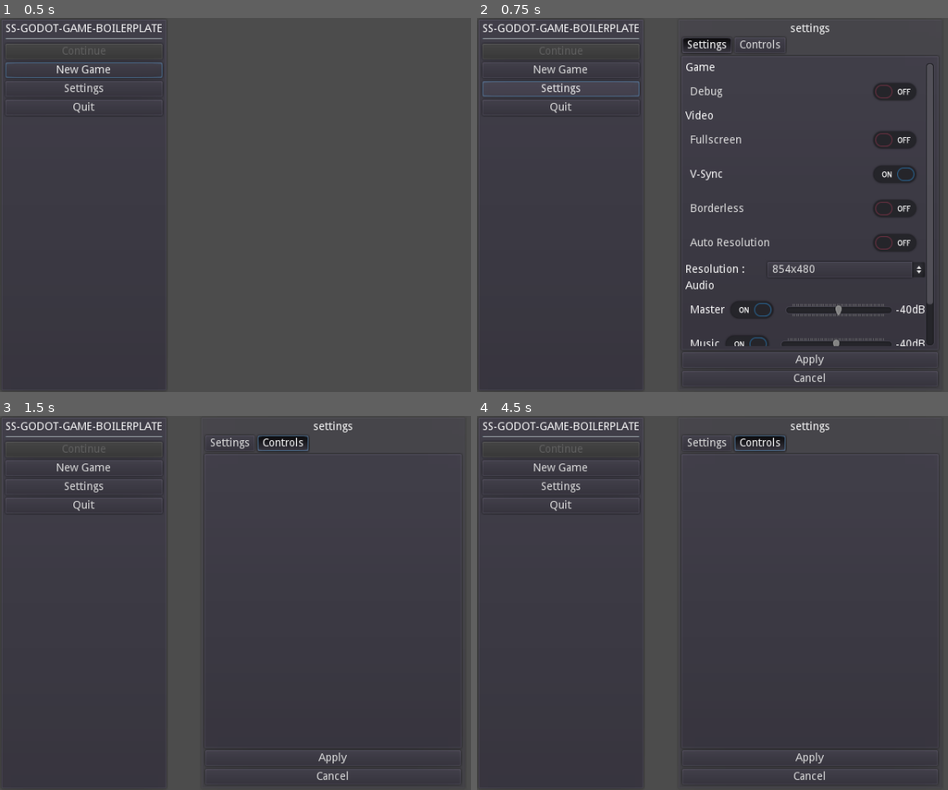
Above: before the commit, frames 1-4 (two rows, left to right).
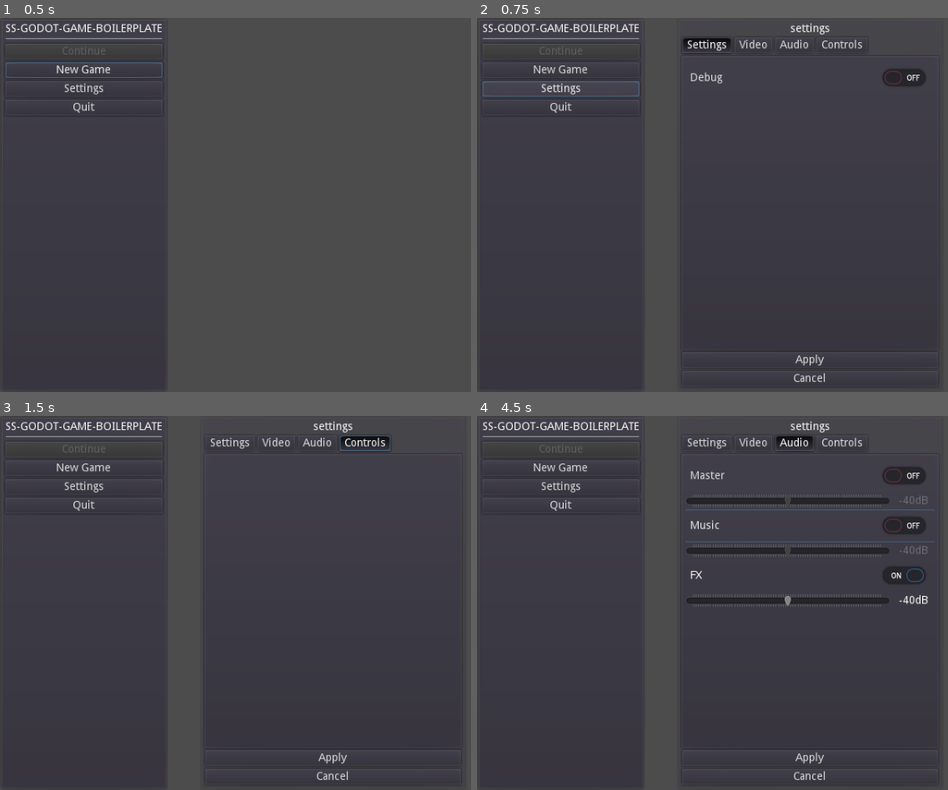
Above: after the commit, the same moments.

Repository: stalematestudio/ss-godot-game-boilerplate
Game: Godot game, scene res://scenes/main_menu/MainMenu.tscn
The game is run twice, just before and just after one commit, with the same random seed, the same clock (stepped at 60 frames per second) and the same inputs.
Inputs (mouse positions are in pixels of both pictures, inside the frame that each line leads up to):
- Up to frame 1 (0.5 s): no input
- Up to frame 2 (0.75 s): click "Settings" at 0.5 s
- Up to frame 3 (1.5 s): click "Controls" at 1.25 s
- Up to frame 4 (4.5 s): click (754, 442) at 2 s, where only the run after the commit has a clickable "Video"; click (792, 442) at 2.75 s, where only the run after the commit has a clickable "Audio"; click (811, 475) at 3.5 s, where only the run after the commit has a clickable "Master"; click (811, 524) at 4.25 s, where only the run after the commit has a clickable "Music"

Frame 1 is identical in both runs. In frame 2, 4.0% of the frame differs, in the area x 44-97%, y 5-88%; in frame 3, 0.7%; in frame 4, 4.5%, in the area x 44-98%, y 5-52%.

Commit message:
Fixed: https://github.com/stalematestudio/ss-godot-game-boilerplate/issues/6#issue-673081099

Diff:
--- a/scenes/main_menu/MainMenu.tscn
+++ b/scenes/main_menu/MainMenu.tscn
@@ -84,3 +84,6 @@
 __meta__ = {
 "_edit_use_anchors_": false
 }
+
+[node name="FX_Player" type="AudioStreamPlayer" parent="."]
+bus = "FX"
--- a/scenes/settings/Settings.tscn
+++ b/scenes/settings/Settings.tscn
@@ -50,9 +50,33 @@
 "_edit_use_anchors_": false
 }
 
+[node name="Video_Tab_Button" type="Button" parent="VBC/Tab_Buttons"]
+margin_left = 67.0
+margin_right = 115.0
+margin_bottom = 20.0
+theme = ExtResource( 3 )
+toggle_mode = true
+group = ExtResource( 2 )
+text = "Video"
+__meta__ = {
+"_edit_use_anchors_": false
+}
+
+[node name="Audio_Tab_Button" type="Button" parent="VBC/Tab_Buttons"]
+margin_left = 119.0
+margin_right = 168.0
+margin_bottom = 20.0
+theme = ExtResource( 3 )
+toggle_mode = true
+group = ExtResource( 2 )
+text = "Audio"
+__meta__ = {
+"_edit_use_anchors_": false
+}
+
 [node name="Controls_Tab_Button" type="Button" parent="VBC/Tab_Buttons"]
-margin_left = 67.0
-margin_right = 132.0
+margin_left = 172.0
+margin_right = 237.0
 margin_bottom = 20.0
 theme = ExtResource( 3 )
 toggle_mode = true
@@ -72,6 +96,7 @@
 use_hidden_tabs_for_min_size = true
 
 [node name="Settings_Tab" type="Tabs" parent="VBC/Settings_Tabs"]
+visible = false
 anchor_right = 1.0
 anchor_bottom = 1.0
 margin_left = 4.0
@@ -91,241 +116,21 @@
 }
 
 [node name="Settings_VBC" type="VBoxContainer" parent="VBC/Settings_Tabs/Settings_Tab/Settings_Scroll"]
-margin_right = 307.0
-margin_bottom = 426.0
-size_flags_horizontal = 3
-theme = ExtResource( 3 )
-__meta__ = {
-"_edit_use_anchors_": false
-}
-
-[node name="Game" type="Label" parent="VBC/Settings_Tabs/Settings_Tab/Settings_Scroll/Settings_VBC"]
-margin_right = 307.0
-margin_bottom = 14.0
-theme = ExtResource( 3 )
-text = "Game"
+margin_right = 319.0
+margin_bottom = 40.0
+size_flags_horizontal = 3
+theme = ExtResource( 3 )
+__meta__ = {
+"_edit_use_anchors_": false
+}
 
 [node name="Debug_CheckButton" type="CheckButton" parent="VBC/Settings_Tabs/Settings_Tab/Settings_Scroll/Settings_VBC"]
-margin_top = 18.0
-margin_right = 307.0
-margin_bottom = 58.0
+margin_right = 319.0
+margin_bottom = 40.0
 theme = ExtResource( 3 )
 text = "Debug"
 
-[node name="Video" type="Label" parent="VBC/Settings_Tabs/Settings_Tab/Settings_Scroll/Settings_VBC"]
-margin_top = 62.0
-margin_right = 307.0
-margin_bottom = 76.0
-theme = ExtResource( 3 )
-text = "Video"
-
-[node name="FullScreen_CheckButton" type="CheckButton" parent="VBC/Settings_Tabs/Settings_Tab/Settings_Scroll/Settings_VBC"]
-margin_top = 80.0
-margin_right = 307.0
-margin_bottom = 120.0
-theme = ExtResource( 3 )
-text = "Fullscreen"
-
-[node name="VSync_CheckButton" type="CheckButton" parent="VBC/Settings_Tabs/Settings_Tab/Settings_Scroll/Settings_VBC"]
-margin_top = 124.0
-margin_right = 307.0
-margin_bottom = 164.0
-theme = ExtResource( 3 )
-text = "V-Sync"
-
-[node name="Borderless_CheckButton" type="CheckButton" parent="VBC/Settings_Tabs/Settings_Tab/Settings_Scroll/Settings_VBC"]
-margin_top = 168.0
-margin_right = 307.0
-margin_bottom = 208.0
-theme = ExtResource( 3 )
-text = "Borderless"
-
-[node name="ResolutionAuto_CheckButton" type="CheckButton" parent="VBC/Settings_Tabs/Settings_Tab/Settings_Scroll/Settings_VBC"]
-margin_top = 212.0
-margin_right = 307.0
-margin_bottom = 252.0
-theme = ExtResource( 3 )
-text = "Auto Resolution"
-
-[node name="Resolution_HBC" type="HBoxContainer" parent="VBC/Settings_Tabs/Settings_Tab/Settings_Scroll/Settings_VBC"]
-margin_top = 256.0
-margin_right = 307.0
-margin_bottom = 276.0
-theme = ExtResource( 3 )
-
-[node name="Resolution_Label" type="Label" parent="VBC/Settings_Tabs/Settings_Tab/Settings_Scroll/Settings_VBC/Resolution_HBC"]
-margin_top = 3.0
-margin_right = 101.0
-margin_bottom = 17.0
-size_flags_horizontal = 3
-size_flags_stretch_ratio = 0.5
-theme = ExtResource( 3 )
-text = "Resolution : "
-__meta__ = {
-"_edit_use_anchors_": false
-}
-
-[node name="Resolution_Option" type="OptionButton" parent="VBC/Settings_Tabs/Settings_Tab/Settings_Scroll/Settings_VBC/Resolution_HBC"]
-margin_left = 105.0
-margin_right = 307.0
-margin_bottom = 20.0
-size_flags_horizontal = 3
-theme = ExtResource( 3 )
-
-[node name="Audio" type="Label" parent="VBC/Settings_Tabs/Settings_Tab/Settings_Scroll/Settings_VBC"]
-margin_top = 280.0
-margin_right = 307.0
-margin_bottom = 294.0
-theme = ExtResource( 3 )
-text = "Audio"
-
-[node name="Master_HBC" type="HBoxContainer" parent="VBC/Settings_Tabs/Settings_Tab/Settings_Scroll/Settings_VBC"]
-margin_top = 298.0
-margin_right = 307.0
-margin_bottom = 338.0
-size_flags_horizontal = 3
-theme = ExtResource( 3 )
-
-[node name="Master_CheckButton" type="CheckButton" parent="VBC/Settings_Tabs/Settings_Tab/Settings_Scroll/Settings_VBC/Master_HBC"]
-margin_right = 124.0
-margin_bottom = 40.0
-size_flags_horizontal = 3
-size_flags_stretch_ratio = 0.5
-theme = ExtResource( 3 )
-text = "Master"
-__meta__ = {
-"_edit_use_anchors_": false
-}
-
-[node name="Master_Slider" type="HSlider" parent="VBC/Settings_Tabs/Settings_Tab/Settings_Scroll/Settings_VBC/Master_HBC"]
-margin_left = 128.0
-margin_right = 286.0
-margin_bottom = 40.0
-size_flags_horizontal = 3
-size_flags_vertical = 1
-theme = ExtResource( 3 )
-min_value = -80.0
-max_value = 0.0
-step = 0.5
-value = -40.0
-rounded = true
-tick_count = 50
-__meta__ = {
-"_edit_use_anchors_": false
-}
-
-[node name="Master_Value" type="Label" parent="VBC/Settings_Tabs/Settings_Tab/Settings_Scroll/Settings_VBC/Master_HBC"]
-margin_left = 290.0
-margin_right = 307.0
-margin_bottom = 40.0
-size_flags_horizontal = 3
-size_flags_vertical = 1
-size_flags_stretch_ratio = 0.1
-theme = ExtResource( 3 )
-text = "dB"
-align = 1
-valign = 1
-__meta__ = {
-"_edit_use_anchors_": false
-}
-
-[node name="Music_HBC" type="HBoxContainer" parent="VBC/Settings_Tabs/Settings_Tab/Settings_Scroll/Settings_VBC"]
-margin_top = 342.0
-margin_right = 307.0
-margin_bottom = 382.0
-size_flags_horizontal = 3
-theme = ExtResource( 3 )
-
-[node name="Music_CheckButton" type="CheckButton" parent="VBC/Settings_Tabs/Settings_Tab/Settings_Scroll/Settings_VBC/Music_HBC"]
-margin_right = 118.0
-margin_bottom = 40.0
-size_flags_horizontal = 3
-size_flags_stretch_ratio = 0.5
-theme = ExtResource( 3 )
-text = "Music"
-__meta__ = {
-"_edit_use_anchors_": false
-}
-
-[node name="Music_Slider" type="HSlider" parent="VBC/Settings_Tabs/Settings_Tab/Settings_Scroll/Settings_VBC/Music_HBC"]
-margin_left = 122.0
-margin_right = 286.0
-margin_bottom = 40.0
-size_flags_horizontal = 3
-size_flags_vertical = 1
-theme = ExtResource( 3 )
-min_value = -80.0
-max_value = 0.0
-step = 0.5
-value = -40.0
-rounded = true
-tick_count = 50
-__meta__ = {
-"_edit_use_anchors_": false
-}
-
-[node name="Music_Value" type="Label" parent="VBC/Settings_Tabs/Settings_Tab/Settings_Scroll/Settings_VBC/Music_HBC"]
-margin_left = 290.0
-margin_right = 307.0
-margin_bottom = 40.0
-size_flags_horizontal = 3
-size_flags_vertical = 1
-size_flags_stretch_ratio = 0.1
-theme = ExtResource( 3 )
-text = "dB"
-align = 1
-valign = 1
-__meta__ = {
-"_edit_use_anchors_": false
-}
-
-[node name="FX_HBC" type="HBoxContainer" parent="VBC/Settings_Tabs/Settings_Tab/Settings_Scroll/Settings_VBC"]
-margin_top = 386.0
-margin_right = 307.0
-margin_bottom = 426.0
-theme = ExtResource( 3 )
-
-[node name="FX_CheckButton" type="CheckButton" parent="VBC/Settings_Tabs/Settings_Tab/Settings_Scroll/Settings_VBC/FX_HBC"]
-margin_right = 95.0
-margin_bottom = 40.0
-size_flags_horizontal = 3
-size_flags_stretch_ratio = 0.5
-theme = ExtResource( 3 )
-text = "FX"
-__meta__ = {
-"_edit_use_anchors_": false
-}
-
-[node name="FX_Slider" type="HSlider" parent="VBC/Settings_Tabs/Settings_Tab/Settings_Scroll/Settings_VBC/FX_HBC"]
-margin_left = 99.0
-margin_right = 284.0
-margin_bottom = 40.0
-size_flags_horizontal = 3
-size_flags_vertical = 1
-theme = ExtResource( 3 )
-min_value = -80.0
-max_value = 0.0
-step = 0.5
-value = -40.0
-rounded = true
-tick_count = 50
-
-[node name="FX_Value" type="Label" parent="VBC/Settings_Tabs/Settings_Tab/Settings_Scroll/Settings_VBC/FX_HBC"]
-margin_left = 288.0
-margin_right = 307.0
-margin_bottom = 40.0
-size_flags_horizontal = 3
-size_flags_vertical = 1
-size_flags_stretch_ratio = 0.1
-theme = ExtResource( 3 )
-text = "dB"
-align = 1
-valign = 1
-__meta__ = {
-"_edit_use_anchors_": false
-}
-
-[node name="Controls" type="Tabs" parent="VBC/Settings_Tabs"]
+[node name="Video_Tab" type="Tabs" parent="VBC/Settings_Tabs"]
 visible = false
 anchor_right = 1.0
 anchor_bottom = 1.0
@@ -335,6 +140,260 @@
 margin_bottom = -4.0
 theme = ExtResource( 3 )
 
+[node name="Settings_Scroll" type="ScrollContainer" parent="VBC/Settings_Tabs/Video_Tab"]
+anchor_right = 1.0
+anchor_bottom = 1.0
+theme = ExtResource( 3 )
+follow_focus = true
+scroll_horizontal_enabled = false
+__meta__ = {
+"_edit_use_anchors_": false
+}
+
+[node name="Settings_VBC" type="VBoxContainer" parent="VBC/Settings_Tabs/Video_Tab/Settings_Scroll"]
+margin_right = 319.0
+margin_bottom = 196.0
+size_flags_horizontal = 3
+theme = ExtResource( 3 )
+__meta__ = {
+"_edit_use_anchors_": false
+}
+
+[node name="FullScreen_CheckButton" type="CheckButton" parent="VBC/Settings_Tabs/Video_Tab/Settings_Scroll/Settings_VBC"]
+margin_right = 319.0
+margin_bottom = 40.0
+theme = ExtResource( 3 )
+text = "Fullscreen"
+
+[node name="VSync_CheckButton" type="CheckButton" parent="VBC/Settings_Tabs/Video_Tab/Settings_Scroll/Settings_VBC"]
+margin_top = 44.0
+margin_right = 319.0
+margin_bottom = 84.0
+theme = ExtResource( 3 )
+text = "V-Sync"
+
+[node name="Borderless_CheckButton" type="CheckButton" parent="VBC/Settings_Tabs/Video_Tab/Settings_Scroll/Settings_VBC"]
+margin_top = 88.0
+margin_right = 319.0
+margin_bottom = 128.0
+theme = ExtResource( 3 )
+text = "Borderless"
+
+[node name="ResolutionAuto_CheckButton" type="CheckButton" parent="VBC/Settings_Tabs/Video_Tab/Settings_Scroll/Settings_VBC"]
+margin_top = 132.0
+margin_right = 319.0
+margin_bottom = 172.0
+theme = ExtResource( 3 )
+text = "Auto Resolution"
+
+[node name="Resolution_HBC" type="HBoxContainer" parent="VBC/Settings_Tabs/Video_Tab/Settings_Scroll/Settings_VBC"]
+margin_top = 176.0
+margin_right = 319.0
+margin_bottom = 196.0
+theme = ExtResource( 3 )
+
+[node name="Resolution_Label" type="Label" parent="VBC/Settings_Tabs/Video_Tab/Settings_Scroll/Settings_VBC/Resolution_HBC"]
+margin_top = 3.0
+margin_right = 105.0
+margin_bottom = 17.0
+size_flags_horizontal = 3
+size_flags_stretch_ratio = 0.5
+theme = ExtResource( 3 )
+text = "Resolution : "
+__meta__ = {
+"_edit_use_anchors_": false
+}
+
+[node name="Resolution_Option" type="OptionButton" parent="VBC/Settings_Tabs/Video_Tab/Settings_Scroll/Settings_VBC/Resolution_HBC"]
+margin_left = 109.0
+margin_right = 319.0
+margin_bottom = 20.0
+size_flags_horizontal = 3
+theme = ExtResource( 3 )
+
+[node name="Audio_Tab" type="Tabs" parent="VBC/Settings_Tabs"]
+anchor_right = 1.0
+anchor_bottom = 1.0
+margin_left = 4.0
+margin_top = 8.0
+margin_right = -4.0
+margin_bottom = -4.0
+theme = ExtResource( 3 )
+
+[node name="Settings_Scroll" type="ScrollContainer" parent="VBC/Settings_Tabs/Audio_Tab"]
+anchor_right = 1.0
+anchor_bottom = 1.0
+theme = ExtResource( 3 )
+follow_focus = true
+scroll_horizontal_enabled = false
+__meta__ = {
+"_edit_use_anchors_": false
+}
+
+[node name="Settings_VBC" type="VBoxContainer" parent="VBC/Settings_Tabs/Audio_Tab/Settings_Scroll"]
+margin_right = 319.0
+margin_bottom = 188.0
+size_flags_horizontal = 3
+theme = ExtResource( 3 )
+__meta__ = {
+"_edit_use_anchors_": false
+}
+
+[node name="Master_CheckButton" type="CheckButton" parent="VBC/Settings_Tabs/Audio_Tab/Settings_Scroll/Settings_VBC"]
+margin_right = 319.0
+margin_bottom = 40.0
+size_flags_horizontal = 3
+size_flags_stretch_ratio = 0.5
+theme = ExtResource( 3 )
+text = "Master"
+__meta__ = {
+"_edit_use_anchors_": false
+}
+
+[node name="Master_HBC" type="HBoxContainer" parent="VBC/Settings_Tabs/Audio_Tab/Settings_Scroll/Settings_VBC"]
+margin_top = 44.0
+margin_right = 319.0
+margin_bottom = 60.0
+size_flags_horizontal = 3
+theme = ExtResource( 3 )
+
+[node name="Master_Slider" type="HSlider" parent="VBC/Settings_Tabs/Audio_Tab/Settings_Scroll/Settings_VBC/Master_HBC"]
+margin_right = 262.0
+margin_bottom = 16.0
+size_flags_horizontal = 3
+size_flags_vertical = 1
+theme = ExtResource( 3 )
+min_value = -80.0
+max_value = 0.0
+step = 1.0
+value = -40.0
+rounded = true
+tick_count = 80
+__meta__ = {
+"_edit_use_anchors_": false
+}
+
+[node name="Master_Value" type="Label" parent="VBC/Settings_Tabs/Audio_Tab/Settings_Scroll/Settings_VBC/Master_HBC"]
+margin_left = 266.0
+margin_right = 319.0
+margin_bottom = 16.0
+size_flags_horizontal = 3
+size_flags_vertical = 1
+size_flags_stretch_ratio = 0.2
+theme = ExtResource( 3 )
+text = "dB"
+align = 1
+valign = 1
+__meta__ = {
+"_edit_use_anchors_": false
+}
+
+[node name="Music_CheckButton" type="CheckButton" parent="VBC/Settings_Tabs/Audio_Tab/Settings_Scroll/Settings_VBC"]
+margin_top = 64.0
+margin_right = 319.0
+margin_bottom = 104.0
+size_flags_horizontal = 3
+size_flags_stretch_ratio = 0.5
+theme = ExtResource( 3 )
+text = "Music"
+__meta__ = {
+"_edit_use_anchors_": false
+}
+
+[node name="Music_HBC" type="HBoxContainer" parent="VBC/Settings_Tabs/Audio_Tab/Settings_Scroll/Settings_VBC"]
+margin_top = 108.0
+margin_right = 319.0
+margin_bottom = 124.0
+size_flags_horizontal = 3
+theme = ExtResource( 3 )
+
+[node name="Music_Slider" type="HSlider" parent="VBC/Settings_Tabs/Audio_Tab/Settings_Scroll/Settings_VBC/Music_HBC"]
+margin_right = 262.0
+margin_bottom = 16.0
+size_flags_horizontal = 3
+size_flags_vertical = 1
+theme = ExtResource( 3 )
+min_value = -80.0
+max_value = 0.0
+step = 1.0
+value = -40.0
+rounded = true
+tick_count = 80
+__meta__ = {
+"_edit_use_anchors_": false
+}
+
+[node name="Music_Value" type="Label" parent="VBC/Settings_Tabs/Audio_Tab/Settings_Scroll/Settings_VBC/Music_HBC"]
+margin_left = 266.0
+margin_right = 319.0
+margin_bottom = 16.0
+size_flags_horizontal = 3
+size_flags_vertical = 1
+size_flags_stretch_ratio = 0.2
+theme = ExtResource( 3 )
+text = "dB"
+align = 1
+valign = 1
+__meta__ = {
+"_edit_use_anchors_": false
+}
+
+[node name="FX_CheckButton" type="CheckButton" parent="VBC/Settings_Tabs/Audio_Tab/Settings_Scroll/Settings_VBC"]
+margin_top = 128.0
+margin_right = 319.0
+margin_bottom = 168.0
+size_flags_horizontal = 3
+size_flags_stretch_ratio = 0.5
+theme = ExtResource( 3 )
+text = "FX"
+__meta__ = {
+"_edit_use_anchors_": false
+}
+
+[node name="FX_HBC" type="HBoxContainer" parent="VBC/Settings_Tabs/Audio_Tab/Settings_Scroll/Settings_VBC"]
+margin_top = 172.0
+margin_right = 319.0
+margin_bottom = 188.0
+theme = ExtResource( 3 )
+
+[node name="FX_Slider" type="HSlider" parent="VBC/Settings_Tabs/Audio_Tab/Settings_Scroll/Settings_VBC/FX_HBC"]
+margin_right = 262.0
+margin_bottom = 16.0
+size_flags_horizontal = 3
+size_flags_vertical = 1
+theme = ExtResource( 3 )
+min_value = -80.0
+max_value = 0.0
+step = 1.0
+value = -40.0
+rounded = true
+tick_count = 80
+
+[node name="FX_Value" type="Label" parent="VBC/Settings_Tabs/Audio_Tab/Settings_Scroll/Settings_VBC/FX_HBC"]
+margin_left = 266.0
+margin_right = 319.0
+margin_bottom = 16.0
+size_flags_horizontal = 3
+size_flags_vertical = 1
+size_flags_stretch_ratio = 0.2
+theme = ExtResource( 3 )
+text = "dB"
+align = 1
+valign = 1
+__meta__ = {
+"_edit_use_anchors_": false
+}
+
+[node name="Controls" type="Tabs" parent="VBC/Settings_Tabs"]
+visible = false
+anchor_right = 1.0
+anchor_bottom = 1.0
+margin_left = 4.0
+margin_top = 8.0
+margin_right = -4.0
+margin_bottom = -4.0
+theme = ExtResource( 3 )
+
 [node name="Controls_Scroll" type="ScrollContainer" parent="VBC/Settings_Tabs/Controls"]
 margin_right = 40.0
 margin_bottom = 40.0
--- a/scripts/MainMenu.gd
+++ b/scripts/MainMenu.gd
@@ -48,14 +48,13 @@
 #	pass
 
 func focus_entered_effect():
-	#$FX_Player.set_stream(focus_entered_audio)
-	#$FX_Player.play()
-	pass
+	$FX_Player.set_stream(focus_entered_audio)
+	$FX_Player.play()
 
 # Called every time a button in the start menu is pressed
 func start_menu_button_pressed(button_name):
-	#$FX_Player.set_stream(accept_audio)
-	#$FX_Player.play()
+	$FX_Player.set_stream(accept_audio)
+	$FX_Player.play()
 	match button_name:
 		"new":
 			get_tree().change_scene("scenes/demo/Demo.tscn")
--- a/scripts/Settings.gd
+++ b/scripts/Settings.gd
@@ -7,41 +7,45 @@
 
 # Set gui elements
 onready var gui_tabs = $VBC/Settings_Tabs
-onready var gui_av_tab = $VBC/Tab_Buttons/Settings_Tab_Button
+onready var gui_setting_tab = $VBC/Tab_Buttons/Settings_Tab_Button
+onready var gui_video_tab = $VBC/Tab_Buttons/Video_Tab_Button
+onready var gui_audio_tab = $VBC/Tab_Buttons/Audio_Tab_Button
 onready var gui_controls_tab = $VBC/Tab_Buttons/Controls_Tab_Button
 
 onready var gui_apply = $VBC/Apply
 onready var gui_cancel = $VBC/Cancel
 
 # Video
-onready var gui_fullscreen = $VBC/Settings_Tabs/Settings_Tab/Settings_Scroll/Settings_VBC/FullScreen_CheckButton
-onready var gui_vsync = $VBC/Settings_Tabs/Settings_Tab/Settings_Scroll/Settings_VBC/VSync_CheckButton
-onready var gui_borderless = $VBC/Settings_Tabs/Settings_Tab/Settings_Scroll/Settings_VBC/Borderless_CheckButton
-onready var gui_resolution_auto = $VBC/Settings_Tabs/Settings_Tab/Settings_Scroll/Settings_VBC/ResolutionAuto_CheckButton
-onready var gui_resolution_label = $VBC/Settings_Tabs/Settings_Tab/Settings_Scroll/Settings_VBC/Resolution_HBC/Resolution_Label
-onready var gui_resolution_option = $VBC/Settings_Tabs/Settings_Tab/Settings_Scroll/Settings_VBC/Resolution_HBC/Resolution_Option
+onready var gui_fullscreen = $VBC/Settings_Tabs/Video_Tab/Settings_Scroll/Settings_VBC/FullScreen_CheckButton
+onready var gui_vsync = $VBC/Settings_Tabs/Video_Tab/Settings_Scroll/Settings_VBC/VSync_CheckButton
+onready var gui_borderless = $VBC/Settings_Tabs/Video_Tab/Settings_Scroll/Settings_VBC/Borderless_CheckButton
+onready var gui_resolution_auto = $VBC/Settings_Tabs/Video_Tab/Settings_Scroll/Settings_VBC/ResolutionAuto_CheckButton
+onready var gui_resolution_label = $VBC/Settings_Tabs/Video_Tab/Settings_Scroll/Settings_VBC/Resolution_HBC/Resolution_Label
+onready var gui_resolution_option = $VBC/Settings_Tabs/Video_Tab/Settings_Scroll/Settings_VBC/Resolution_HBC/Resolution_Option
 
 # Audio
 onready var audio_bus_master = AudioServer.get_bus_index("Master")
-onready var gui_master = $VBC/Settings_Tabs/Settings_Tab/Settings_Scroll/Settings_VBC/Master_HBC/Master_CheckButton
-onready var gui_master_slider = $VBC/Settings_Tabs/Settings_Tab/Settings_Scroll/Settings_VBC/Master_HBC/Master_Slider
-onready var gui_master_display = $VBC/Settings_Tabs/Settings_Tab/Settings_Scroll/Settings_VBC/Master_HBC/Master_Value
+onready var gui_master = $VBC/Settings_Tabs/Audio_Tab/Settings_Scroll/Settings_VBC/Master_CheckButton
+onready var gui_master_slider = $VBC/Settings_Tabs/Audio_Tab/Settings_Scroll/Settings_VBC/Master_HBC/Master_Slider
+onready var gui_master_display = $VBC/Settings_Tabs/Audio_Tab/Settings_Scroll/Settings_VBC/Master_HBC/Master_Value
 
 onready var audio_bus_music = AudioServer.get_bus_index("Music")
-onready var gui_music = $VBC/Settings_Tabs/Settings_Tab/Settings_Scroll/Settings_VBC/Music_HBC/Music_CheckButton
-onready var gui_music_slider = $VBC/Settings_Tabs/Settings_Tab/Settings_Scroll/Settings_VBC/Music_HBC/Music_Slider
-onready var gui_music_display = $VBC/Settings_Tabs/Settings_Tab/Settings_Scroll/Settings_VBC/Music_HBC/Music_Value
+onready var gui_music = $VBC/Settings_Tabs/Audio_Tab/Settings_Scroll/Settings_VBC/Music_CheckButton
+onready var gui_music_slider = $VBC/Settings_Tabs/Audio_Tab/Settings_Scroll/Settings_VBC/Music_HBC/Music_Slider
+onready var gui_music_display = $VBC/Settings_Tabs/Audio_Tab/Settings_Scroll/Settings_VBC/Music_HBC/Music_Value
 
 onready var audio_bus_fx = AudioServer.get_bus_index("FX")
-onready var gui_fx = $VBC/Settings_Tabs/Settings_Tab/Settings_Scroll/Settings_VBC/FX_HBC/FX_CheckButton
-onready var gui_fx_slider = $VBC/Settings_Tabs/Settings_Tab/Settings_Scroll/Settings_VBC/FX_HBC/FX_Slider
-onready var gui_fx_display = $VBC/Settings_Tabs/Settings_Tab/Settings_Scroll/Settings_VBC/FX_HBC/FX_Value
+onready var gui_fx = $VBC/Settings_Tabs/Audio_Tab/Settings_Scroll/Settings_VBC/FX_CheckButton
+onready var gui_fx_slider = $VBC/Settings_Tabs/Audio_Tab/Settings_Scroll/Settings_VBC/FX_HBC/FX_Slider
+onready var gui_fx_display = $VBC/Settings_Tabs/Audio_Tab/Settings_Scroll/Settings_VBC/FX_HBC/FX_Value
 
 # Called when the node enters the scene tree for the first time.
 func _ready():
 	# Set Settings Menu
-	gui_av_tab.connect("pressed", self, "settings_menu_tab_switch", [0])
-	gui_controls_tab.connect("pressed", self, "settings_menu_tab_switch", [1])
+	gui_setting_tab.connect("pressed", self, "settings_menu_tab_switch", [0])
+	gui_video_tab.connect("pressed", self, "settings_menu_tab_switch", [1])
+	gui_audio_tab.connect("pressed", self, "settings_menu_tab_switch", [2])
+	gui_controls_tab.connect("pressed", self, "settings_menu_tab_switch", [3])
 	gui_apply.connect("pressed", self, "settings_menu_apply_cancel", ["apply"])
 	gui_cancel.connect("pressed", self, "settings_menu_apply_cancel", ["cancel"])
 
